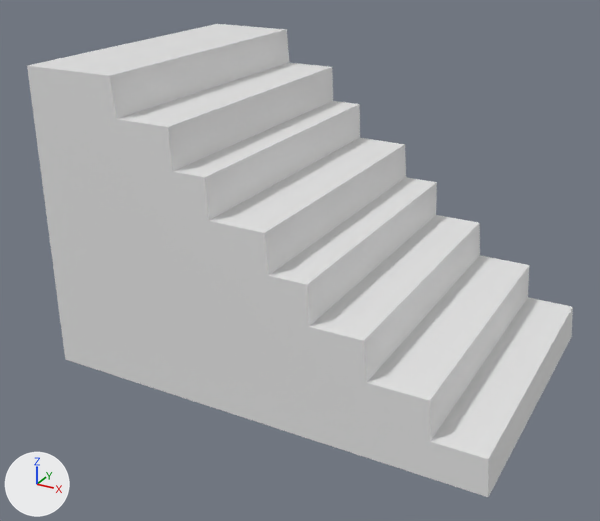
Two versions of the FBX model CastleDisaster/Assets/Meshes/stairs.fbx, one commit apart.
Camera for both pictures: a camera (50 mm lens) standing at (0.0953, -0.0895, 0.073) and looking at (0.0349, 0.0203, 0.0181). The lights are fixed; the arrows at lower left show +X, +Y and +Z. Materials are left out; every surface is plain grey. Where no turn or scale is listed for an object, it has been applied to the vertices.

In view in the first picture: 'stairs'.
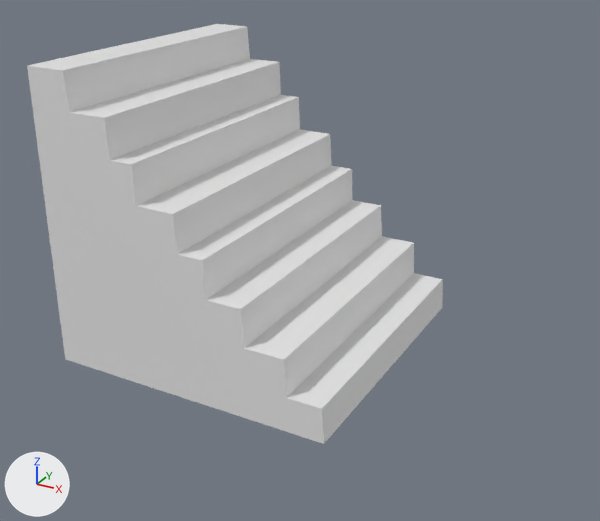
The edits, one by one:
me_stairs has 36 vertices, 19 faces and spans x 0.0..0.0745, y 0.0..0.05, z 0.0..0.05.
me_stairs is used by ob_stairs; location (0.0, 0.0, 0.0).
me_stairs part 1: all 32 vertices in x 0.0157..0.0745, y 0.0..0.05, z 0.0001..0.05 are scaled about their middle by (0.732, 1, 1), then moved by (-0.0166, 0.0, -0.0001).

Location of each change, (x1, y1, x2, y2) in pixels of the pictures (600 x 521 px):
'stairs', reshaped (24% narrower, 11% shorter)
    before: (27, 24, 573, 497)
    after: (27, 24, 443, 444)
